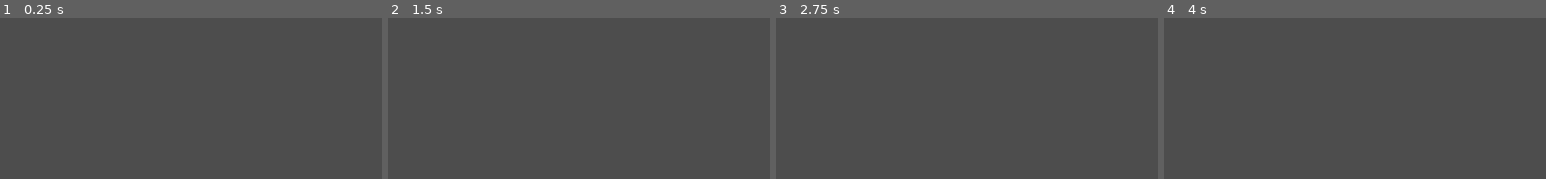
Above: before the commit, frames 1-4 (left to right).
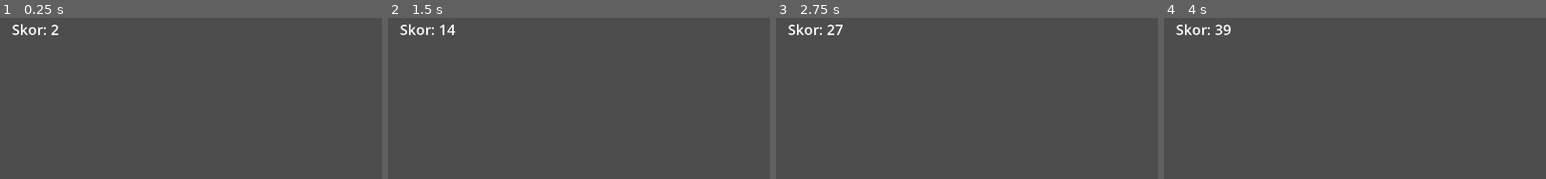
Above: after the commit, the same moments.

Repository: eorhan23/Dodge-Runner
Game: Godot game, scene res://scenes/Main.tscn
Same seed, same stepped clock (60 frames per second), same inputs: the game is played once before the commit and once after it.
Inputs:
- Up to frame 1 (0.25 s): no input
- Up to frame 2 (1.5 s): hold Up (ui_up) 0.53-1.28 s; hold Down (ui_down) from 1.28 s (still down)
- Up to frame 3 (2.75 s): release Down (ui_down) at 2.03 s; hold Up (ui_up) from 2.03 s (still down)
- Up to frame 4 (4 s): release Up (ui_up) at 3.53 s; hold Down (ui_down) from 3.53 s (still down)
The pictures show only the part of the screen within x 0-50%, y 0-50%; the shares and areas given below are measured in that part.

The runs differ from the first frame. In frame 1, 0.3% of the frame differs, in the area x 3-16%, y 3-11%; in frame 2, 0.4%; in frame 3, 0.4%; in frame 4, 0.4%, in the area x 3-18%, y 3-11%.

Commit message:
Faz 3 ve 4 tamamlandı

Diff:
--- a/src/project.godot
+++ b/src/project.godot
@@ -16,6 +16,7 @@
 
 [autoload]
 
+GameManager="*res://scripts/GameManager.gd"
 SpawnManager="*res://scripts/SpawnManager.gd"
 
 [display]
--- /dev/null
+++ b/src/scenes/GameOver.tscn
@@ -0,0 +1,39 @@
+[gd_scene load_steps=2 format=3]
+
+[ext_resource type="Script" path="res://scripts/GameOver.gd" id="1"]
+
+[node name="GameOver" type="Control"]
+process_mode = 3
+anchor_right = 1.0
+anchor_bottom = 1.0
+script = ExtResource("1")
+
+[node name="Overlay" type="ColorRect" parent="."]
+anchor_right = 1.0
+anchor_bottom = 1.0
+color = Color(0, 0, 0, 0.6)
+
+[node name="GameOverLabel" type="Label" parent="."]
+offset_left = 490.0
+offset_top = 260.0
+offset_right = 790.0
+offset_bottom = 300.0
+theme_override_font_sizes/font_size = 36
+horizontal_alignment = 1
+text = "Oyun Bitti"
+
+[node name="FinalScoreLabel" type="Label" parent="."]
+offset_left = 490.0
+offset_top = 320.0
+offset_right = 790.0
+offset_bottom = 352.0
+theme_override_font_sizes/font_size = 24
+horizontal_alignment = 1
+text = "Skor: 0"
+
+[node name="RestartButton" type="Button" parent="."]
+offset_left = 540.0
+offset_top = 380.0
+offset_right = 740.0
+offset_bottom = 420.0
+text = "Tekrar Oyna"
--- a/src/scenes/Main.tscn
+++ b/src/scenes/Main.tscn
@@ -1,7 +1,17 @@
-[gd_scene load_steps=2 format=3]
+[gd_scene load_steps=3 format=3]
 
 [ext_resource type="PackedScene" path="res://scenes/Player.tscn" id="1"]
+[ext_resource type="Script" path="res://scripts/ScoreLabel.gd" id="2"]
 
 [node name="Main" type="Node2D"]
 
 [node name="Player" parent="." instance=ExtResource("1")]
+
+[node name="ScoreLabel" type="Label" parent="."]
+offset_left = 20.0
+offset_top = 20.0
+offset_right = 220.0
+offset_bottom = 52.0
+theme_override_font_sizes/font_size = 24
+text = "Skor: 0"
+script = ExtResource("2")
--- a/src/scenes/Player.tscn
+++ b/src/scenes/Player.tscn
@@ -5,7 +5,7 @@
 [sub_resource type="RectangleShape2D" id="RectangleShape2D_1"]
 size = Vector2(40, 80)
 
-[node name="Player" type="CharacterBody2D"]
+[node name="Player" type="CharacterBody2D" groups=["player"]]
 script = ExtResource("1")
 
 [node name="CollisionShape2D" type="CollisionShape2D" parent="."]
--- /dev/null
+++ b/src/scripts/GameManager.gd
@@ -0,0 +1,47 @@
+extends Node
+
+const GAME_OVER_SCENE := preload("res://scenes/GameOver.tscn")
+
+const DIFFICULTY_INTERVAL := 10.0
+const SPEED_INCREASE := 0.08
+const SPAWN_INTERVAL_DECREASE := 0.08
+const MAX_SPEED_MULTIPLIER := 2.5
+const MIN_SPAWN_INTERVAL_MULTIPLIER := 0.4
+const SCORE_PER_SECOND := 10.0
+
+var elapsed_time: float = 0.0
+var score: int = 0
+var speed_multiplier: float = 1.0
+var spawn_interval_multiplier: float = 1.0
+var is_game_over: bool = false
+
+var _difficulty_timer: float = 0.0
+
+
+func _process(delta: float) -> void:
+	elapsed_time += delta
+	score = int(elapsed_time * SCORE_PER_SECOND)
+
+	_difficulty_timer += delta
+	if _difficulty_timer >= DIFFICULTY_INTERVAL:
+		_difficulty_timer -= DIFFICULTY_INTERVAL
+		speed_multiplier = min(speed_multiplier * (1.0 + SPEED_INCREASE), MAX_SPEED_MULTIPLIER)
+		spawn_interval_multiplier = max(spawn_interval_multiplier * (1.0 - SPAWN_INTERVAL_DECREASE), MIN_SPAWN_INTERVAL_MULTIPLIER)
+
+
+func game_over() -> void:
+	if is_game_over:
+		return
+	is_game_over = true
+	get_tree().paused = true
+	var game_over_ui := GAME_OVER_SCENE.instantiate()
+	get_tree().current_scene.add_child(game_over_ui)
+
+
+func reset() -> void:
+	elapsed_time = 0.0
+	score = 0
+	speed_multiplier = 1.0
+	spawn_interval_multiplier = 1.0
+	_difficulty_timer = 0.0
+	is_game_over = false
--- /dev/null
+++ b/src/scripts/GameOver.gd
@@ -0,0 +1,15 @@
+extends Control
+
+@onready var final_score_label: Label = $FinalScoreLabel
+@onready var restart_button: Button = $RestartButton
+
+
+func _ready() -> void:
+	final_score_label.text = "Skor: %d" % GameManager.score
+	restart_button.pressed.connect(_on_restart_pressed)
+
+
+func _on_restart_pressed() -> void:
+	GameManager.reset()
+	get_tree().paused = false
+	get_tree().reload_current_scene()
--- a/src/scripts/Obstacle.gd
+++ b/src/scripts/Obstacle.gd
@@ -13,6 +13,7 @@
 
 func _ready() -> void:
 	_apply_shape()
+	body_entered.connect(_on_body_entered)
 
 
 func _process(delta: float) -> void:
@@ -27,3 +28,8 @@
 	global_position.y = bottom_y - height / 2.0
 	visual.size = Vector2(width, height)
 	visual.position = Vector2(-width / 2.0, -height / 2.0)
+
+
+func _on_body_entered(body: Node2D) -> void:
+	if body.is_in_group("player"):
+		GameManager.game_over()
--- /dev/null
+++ b/src/scripts/ScoreLabel.gd
@@ -0,0 +1,5 @@
+extends Label
+
+
+func _process(_delta: float) -> void:
+	text = "Skor: %d" % GameManager.score
--- a/src/scripts/SpawnManager.gd
+++ b/src/scripts/SpawnManager.gd
@@ -22,7 +22,8 @@
 
 
 func _start_timer() -> void:
-	timer.start(randf_range(MIN_SPAWN_INTERVAL, MAX_SPAWN_INTERVAL))
+	var interval := randf_range(MIN_SPAWN_INTERVAL, MAX_SPAWN_INTERVAL)
+	timer.start(interval * GameManager.spawn_interval_multiplier)
 
 
 func _on_timer_timeout() -> void:
@@ -31,16 +32,18 @@
 
 
 func _spawn_random_obstacle() -> void:
+	var base_speed := BASE_SPEED * GameManager.speed_multiplier
+	var fast_speed := FAST_SPEED * GameManager.speed_multiplier
 	match randi() % 4:
 		0:
-			_spawn_obstacle(40.0, 60.0, GROUND_Y, BASE_SPEED, SPAWN_X)
+			_spawn_obstacle(40.0, 60.0, GROUND_Y, base_speed, SPAWN_X)
 		1:
-			_spawn_obstacle(40.0, 100.0, TOP_BOTTOM_Y, BASE_SPEED, SPAWN_X)
+			_spawn_obstacle(40.0, 100.0, TOP_BOTTOM_Y, base_speed, SPAWN_X)
 		2:
-			_spawn_obstacle(40.0, 60.0, GROUND_Y, BASE_SPEED, SPAWN_X)
-			_spawn_obstacle(40.0, 100.0, TOP_BOTTOM_Y, BASE_SPEED, SPAWN_X + 220.0)
+			_spawn_obstacle(40.0, 60.0, GROUND_Y, base_speed, SPAWN_X)
+			_spawn_obstacle(40.0, 100.0, TOP_BOTTOM_Y, base_speed, SPAWN_X + 220.0)
 		3:
-			_spawn_obstacle(40.0, 60.0, GROUND_Y, FAST_SPEED, SPAWN_X)
+			_spawn_obstacle(40.0, 60.0, GROUND_Y, fast_speed, SPAWN_X)
 
 
 func _spawn_obstacle(width: float, height: float, bottom_y: float, speed: float, spawn_x: float) -> void:
Not shown, added: src/scripts/GameManager.gd.uid
Not shown, added: src/scripts/GameOver.gd.uid
Not shown, added: src/scripts/ScoreLabel.gd.uid
Not shown, changed: tasks/Tasks.md
